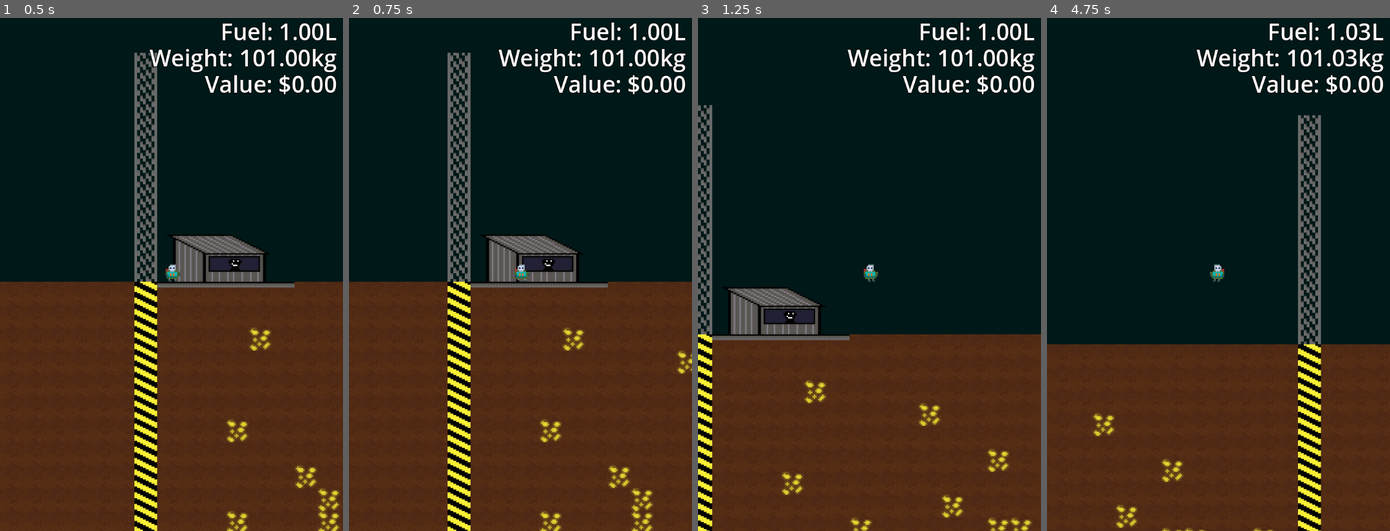
Above: before the commit, frames 1-4 (left to right).
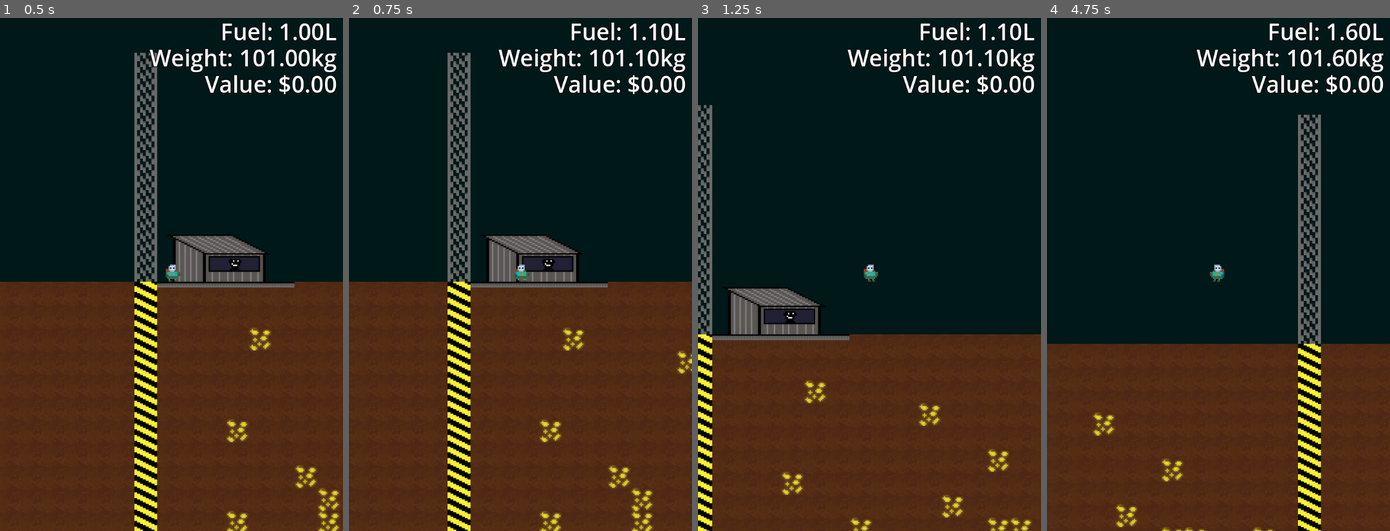
Above: after the commit, the same moments.

Repository: brikr/ludum-dare-57
Game: Godot game, scene res://scenes/main/main.tscn
Same seed, same stepped clock (60 frames per second), same inputs: the game is played once before the commit and once after it.
Inputs (mouse positions are in pixels of both pictures, inside the frame that each line leads up to):
- Up to frame 1 (0.5 s): no input
- Up to frame 2 (0.75 s): tap Enter at 0.5 s; move the mouse to (595, 248) at 0.52 s; hold D (move_right) from 0.53 s (still down); right-click (595, 248) at 0.6 s
- Up to frame 3 (1.25 s): keep holding D (move_right); tap Space (jump) at 0.77 s
- Up to frame 4 (4.75 s): move the mouse to (1149, 300) at 1.27 s; click (1149, 300) at 1.35 s; tap Space (jump) at 1.52, 3.02, 3.77, 4.52 s; right-click (1149, 300) at 1.55 s; move the mouse to (1252, 161) at 2.02 s; release D (move_right) at 2.03 s; hold A (move_left) 2.03-2.78 s; right-click (1252, 161) at 2.1 s; move the mouse to (1201, 377) at 2.77 s; hold D (move_right) 2.78-4.28 s; right-click (1201, 377) at 2.85 s; move the mouse to (1321, 351) at 3.52 s; press the mouse at (1321, 351) at 3.53 s; right-click (1321, 351) at 3.8 s; move the mouse to (1115, 197) at 4.27 s; release the mouse at (1115, 197) at 4.28 s; hold A (move_left) from 4.28 s (still down); right-click (1115, 197) at 4.35 s

Frame 1 is identical in both runs. In frame 2, 0.2% of the frame differs, in the area x 83-91%, y 1-10%; in frame 3, 0.2%; in frame 4, 1.3%, in the area x 0-100%, y 1-100%.

Commit message:
fix typo

Diff:
--- a/scenes/player/player.gd
+++ b/scenes/player/player.gd
@@ -83,7 +83,11 @@
 func _process_movement(delta):
   # ainskeep tesing
   if Input.is_action_just_pressed("secondary_mouse_action"):
-    Item.new(Item.ItemType.GEAR, {Item.StatImpact.CURRENT_FUEL: 5}).apply(self)
+    Item.new(Item.ItemType.GEAR, {
+      Item.StatImpact.CURRENT_FUEL: 100,
+      Item.StatImpact.MAX_JETPACK_ACCEL: 1000,
+      Item.StatImpact.JETPACK_SPEED_LIMIT: 1000
+    }).apply(self)
 
   if is_on_floor():
     # Ground stuff
--- a/scripts/items/item.gd
+++ b/scripts/items/item.gd
@@ -1,7 +1,16 @@
 class_name Item extends Node
 
 enum ItemType {GEAR, CONSUMABLE}
-enum StatImpact {CURRENT_FUEL, MAX_JETPACK_ACCEL}
+enum StatImpact {
+  FUEL_CAPACITY,
+  MAX_JETPACK_ACCEL,
+  MIN_JETPACK_ACCEL,
+  JETPACK_ACCEL_PENALTY,
+  JETPACK_SPEED_LIMIT,
+  JETPACK_FUEL_EFFICIENCY,
+  CURRENT_FUEL,
+  DIGGING_POWER,
+}
 
 var itemType: ItemType
 var itemStatImpact: Dictionary[StatImpact, float]
@@ -14,9 +23,19 @@
   for key in itemStatImpact:
     var val = itemStatImpact[key]
     match key:
+      Item.StatImpact.FUEL_CAPACITY:
+        player.fuel_capacity += val
+      Item.StatImpact.MAX_JETPACK_ACCEL:
+        player.max_jetpack_accel += val
+      Item.StatImpact.MIN_JETPACK_ACCEL:
+        player.min_jetpack_accel += val
+      Item.StatImpact.JETPACK_ACCEL_PENALTY:
+        player.jetpack_accel_penalty += val
+      Item.StatImpact.JETPACK_SPEED_LIMIT:
+        player.jetpack_speed_limit += val
+      Item.StatImpact.JETPACK_FUEL_EFFICIENCY:
+        player.jetpack_fuel_efficiency += val
       Item.StatImpact.CURRENT_FUEL:
         player.current_fuel += val
-      Item.StatImpact.MAX_JETPACK_ACCEL:
-        player.max_jetpack_accel += val
-      _:
-        pass
+      Item.StatImpact.DIGGING_POWER:
+        player.digging_power += val
